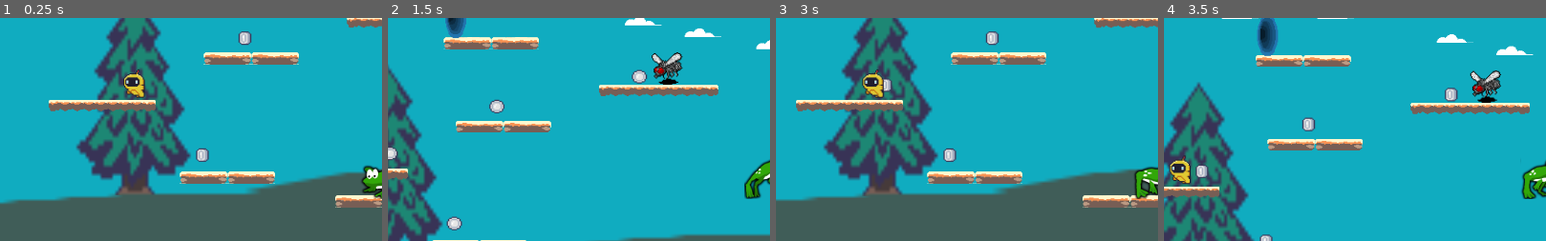
Above: before the commit, frames 1-4 (left to right).
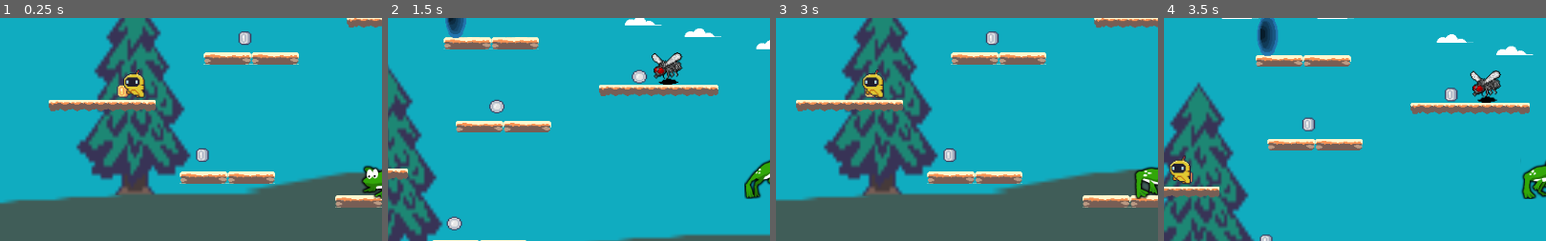
Above: after the commit, the same moments.

Repository: gabymuise/AdventurousFrog
Game: Godot game, scene res://Worlds/Easy/World3.tscn
Two runs of this game, one before a commit and one after it. Both use one fixed random seed, a clock stepped at 60 frames per second and the inputs below. This scene is started directly instead of the project's main scene.
Inputs:
- Up to frame 1 (0.25 s): no input
- Up to frame 2 (1.5 s): hold D (ui_right) from 0.53 s (still down); tap Space (jump) at 0.77 s
- Up to frame 3 (3 s): tap Space (jump) at 1.52 s; release D (ui_right) at 2.03 s; hold A (ui_left) 2.03-2.78 s; hold D (ui_right) from 2.78 s (still down)
- Up to frame 4 (3.5 s): keep holding D (ui_right); tap Space (jump) at 3.02 s
The pictures show only the part of the screen within x 0-50%, y 30-80%; the shares and areas given below are measured in that part.

The runs differ from the first frame. In frame 1, 0.1% of the frame differs, in the area x 30-34%, y 29-36%; in frame 2, 0.1%; in frame 3, 0.2%; in frame 4, 0.2%, in the area x 7-12%, y 65-74%.

Commit message:
Coingold sumas 2 puntos

Diff:
--- a/Collectors/Coin2D.gd
+++ b/Collectors/Coin2D.gd
@@ -1,14 +1,17 @@
 extends Area2D
 
 signal coinCollected
+
+# Valor por defecto de las monedas que otorga
+var coin_value : int = 1
 
 func _ready():
 	connect("body_entered", self, "_on_Coin2D_body_entered")
 
 func _on_Coin2D_body_entered(body):
 	if body.get_name() == "Player":
-		# Añadir una moneda al CoinManager y actualizar al jugador
-		CoinManager.add_coin()
+		# Añadir una moneda (o la cantidad definida) al CoinManager y actualizar al jugador
+		CoinManager.add_coin(coin_value)
 		body.add_Coin()
 		emit_signal("coinCollected")
 		queue_free()
--- /dev/null
+++ b/Collectors/Coinx2.gd
@@ -0,0 +1,15 @@
+extends "res://Collectors/Coin2D.gd"
+
+func _ready():
+	# Llama al método ready del padre (Coin2D)
+	._ready()
+
+func _on_Coin2D_body_entered(body):
+	if body.get_name() == "Player":
+		# Llamar al método de la clase padre
+		# Esto garantiza que cualquier funcionalidad adicional del padre se ejecute
+		# También puedes usar "coin_value" para evitar duplicar el código
+		CoinManager.add_coin(coin_value * 2)  # Sumar 2 monedas
+		body.add_Coin()
+		emit_signal("coinCollected")
+		queue_free()
--- /dev/null
+++ b/Collectors/coin_gold.tscn
@@ -0,0 +1,60 @@
+[gd_scene load_steps=6 format=2]
+
+[ext_resource path="res://Decorator/Objects/coin_gold.png" type="Texture" id=1]
+[ext_resource path="res://Collectors/Coinx2.gd" type="Script" id=2]
+
+[sub_resource type="CircleShape2D" id=1]
+radius = 12.0
+
+[sub_resource type="Animation" id=2]
+resource_name = "Coin"
+length = 0.5
+loop = true
+tracks/0/type = "value"
+tracks/0/path = NodePath("Coin2D/Sprite:frame")
+tracks/0/interp = 1
+tracks/0/loop_wrap = true
+tracks/0/imported = false
+tracks/0/enabled = true
+tracks/0/keys = {
+"times": PoolRealArray( 0, 0.1, 0.2, 0.3, 0.4, 0.5 ),
+"transitions": PoolRealArray( 1, 1, 1, 1, 1, 1 ),
+"update": 1,
+"values": [ 0, 1, 2, 3, 4, 5 ]
+}
+
+[sub_resource type="Animation" id=3]
+length = 0.001
+tracks/0/type = "value"
+tracks/0/path = NodePath("Coin2D/Sprite:frame")
+tracks/0/interp = 1
+tracks/0/loop_wrap = true
+tracks/0/imported = false
+tracks/0/enabled = true
+tracks/0/keys = {
+"times": PoolRealArray( 0 ),
+"transitions": PoolRealArray( 1 ),
+"update": 0,
+"values": [ 0 ]
+}
+
+[node name="Coin" type="Node2D"]
+
+[node name="Coin2D" type="Area2D" parent="."]
+script = ExtResource( 2 )
+
+[node name="CollisionShape2D" type="CollisionShape2D" parent="Coin2D"]
+shape = SubResource( 1 )
+
+[node name="Sprite" type="Sprite" parent="Coin2D"]
+scale = Vector2( 1.6875, 1.5 )
+texture = ExtResource( 1 )
+hframes = 8
+
+[node name="AnimationPlayer" type="AnimationPlayer" parent="Coin2D"]
+root_node = NodePath("../..")
+autoplay = "Coin"
+anims/Coin = SubResource( 2 )
+anims/RESET = SubResource( 3 )
+
+[connection signal="body_entered" from="Coin2D" to="Coin2D" method="_on_Coin2D_body_entered"]
--- a/Singleton/CoinManager.gd
+++ b/Singleton/CoinManager.gd
@@ -2,9 +2,10 @@
 
 var total_coins = 0
 
-# Función para agregar una moneda
-func add_coin():
-	total_coins += 1
+# Función para agregar monedas
+# Si no se pasa ningún valor, sumará 1 moneda por defecto
+func add_coin(amount: int = 1) -> void:
+	total_coins += amount
 	print("Total coins: ", total_coins)
 
 # Función para obtener la cantidad de monedas actuales
@@ -12,6 +13,6 @@
 	return total_coins
 
 # Función para reiniciar las monedas recolectadas
-func reset_coins():
+func reset_coins() -> void:
 	total_coins = 0
 	print("Coins reset to: ", total_coins)
--- a/Worlds/Easy/World3.tscn
+++ b/Worlds/Easy/World3.tscn
@@ -15,6 +15,7 @@
 [ext_resource path="res://Worlds/Portal.tscn" type="PackedScene" id=13]
 [ext_resource path="res://Worlds/level.gd" type="Script" id=14]
 [ext_resource path="res://Enemy/EnemyRobot.tscn" type="PackedScene" id=15]
+[ext_resource path="res://Collectors/coin_gold.tscn" type="PackedScene" id=16]
 
 [sub_resource type="ConvexPolygonShape2D" id=8]
 points = PoolVector2Array( 0, 0, 16, 0, 16, 16, 0, 16 )
@@ -249,14 +250,14 @@
 [node name="Coin" parent="." instance=ExtResource( 8 )]
 position = Vector2( -224, 202 )
 
-[node name="Coin2" parent="." instance=ExtResource( 8 )]
-position = Vector2( -310, 108 )
-
 [node name="Coin3" parent="." instance=ExtResource( 8 )]
 position = Vector2( 24, 5 )
 
 [node name="Coin4" parent="." instance=ExtResource( 8 )]
 position = Vector2( -167, 45 )
+
+[node name="Coin5" parent="." instance=ExtResource( 16 )]
+position = Vector2( -332, 116 )
 
 [node name="Area2D" type="Area2D" parent="."]
 position = Vector2( 506, 292 )
Not shown: 1 places in Worlds/Easy/World3.tscn that only renumber resources
